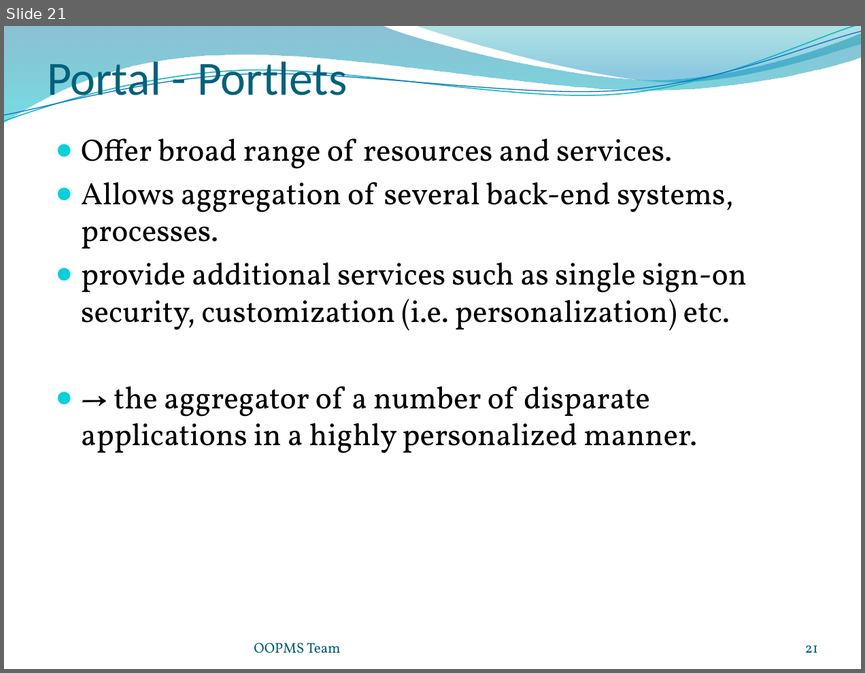
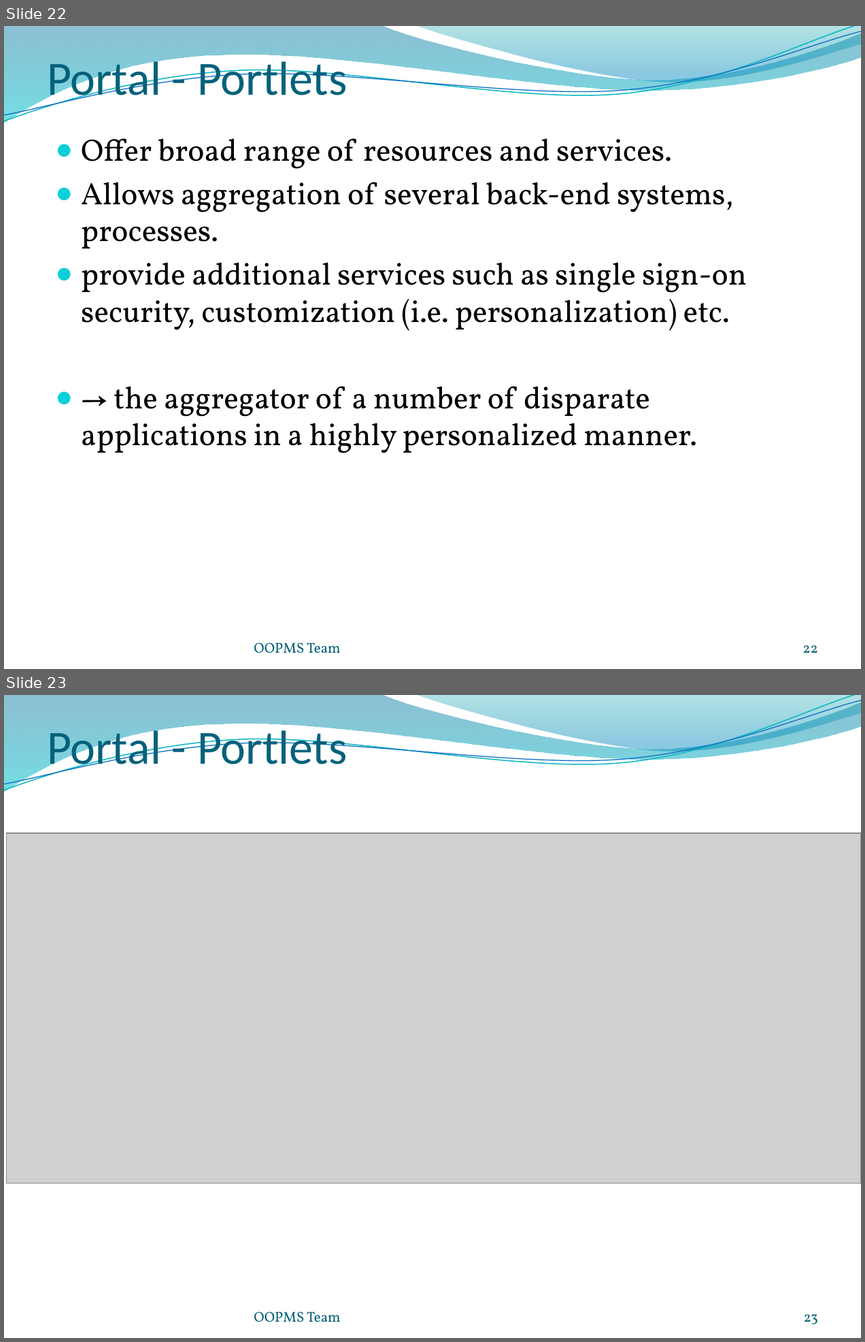
Before and after one commit to gofpattern/oopms, a slide deck: Document/Report/Presentation/OOPMS_Presentation_v1.0.pptx. Shown one above the other, each under a label of ours: slide 21 before the commit, slides 22 and 23 after it. The pictures are 865x673 and 865x1342 pixels, drawn with LibreOffice and Linux fonts; fonts in the diff are those of the drawing; grey boxes stand for pictures; background and template pictures are left out. Boxes give left, top, right and bottom in pixels: in the first picture for what was removed or moved away, otherwise in the second. Text is boxed around its words. In the diff, an @@ line names an element or a change of style, - is before the commit and + after.

```diff
--- a/Document/Report/Presentation/OOPMS_Presentation_v1.0.pptx
+++ b/Document/Report/Presentation/OOPMS_Presentation_v1.0.pptx
@@ slide 23 added at (4, 695, 861, 1338), background picture (left out); not listed: 4 template elements that a slide beside it also shows @@
@@ title added at (47, 724, 347, 775), 40 pt, text #04617B @@
+Portal - Portlets
@@ picture added at (7, 833, 861, 1183) @@
@@ text added at (254, 1311, 341, 1322), 12 pt, text #045D75 @@
+OOPMS Team
@@ page number added at (804, 1314, 818, 1324), 12 pt, text #045D75 @@
+23
@@ what was slide 21 is now slide 22 @@
@@ page number at (802, 645, 818, 652): text changed @@
-21
+22
```
Also in this commit, not shown: 9 slides changed, 1 other slide added, 3 slides removed, 1 other file.
